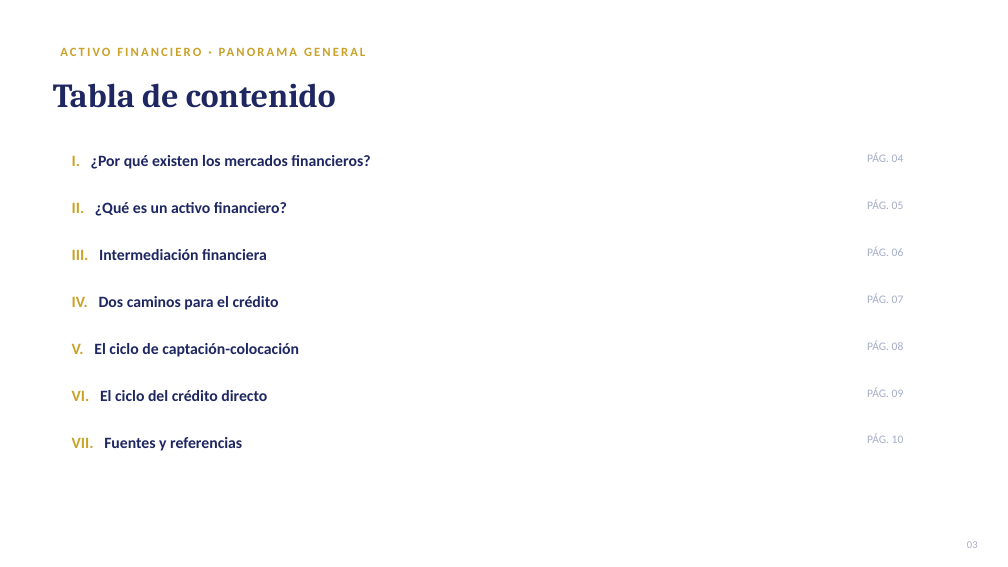
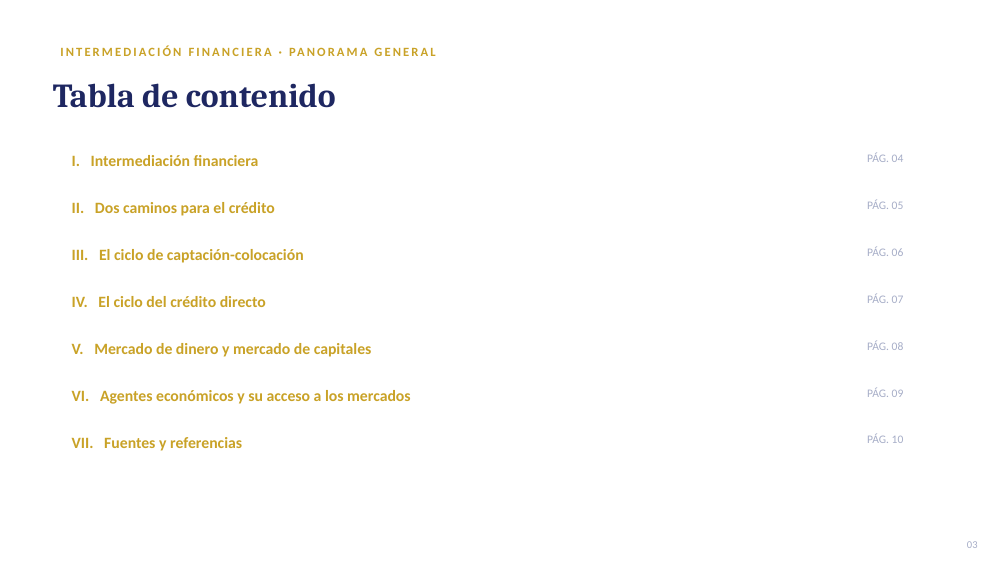
Before and after one commit to LoMarrujo/notes_mercados_dc, a slide deck: slide 3 of notas_unidades/unidad1/1_intermediacion_financiera.pptx. Drawn at 1008x567 pixels with LibreOffice and Linux fonts; fonts in the diff are those of the drawing. Boxes give left, top, right and bottom in pixels: in the first picture for what was removed or moved away, otherwise in the second. Text is boxed around its words. In the diff, an @@ line names an element or a change of style, - is before the commit and + after.

```diff
--- a/notas_unidades/unidad1/1_intermediacion_financiera.pptx
+++ b/notas_unidades/unidad1/1_intermediacion_financiera.pptx
@@ text at (72, 155, 80, 166): text changed; text colour #1E2761 to #C9A227 @@
-I. ¿Por qué existen los mercados financieros?
+I. Intermediación financiera
@@ text at (91, 155, 259, 166): text changed @@
-ACTIVO FINANCIERO · PANORAMA GENERAL
+INTERMEDIACIÓN FINANCIERA · PANORAMA GENERAL
@@ text at (72, 202, 275, 216): text changed; text colour #1E2761 to #C9A227 @@
-II. ¿Qué es un activo financiero?
+II. Dos caminos para el crédito
@@ text at (72, 249, 304, 263): text changed; text colour #1E2761 to #C9A227 @@
-III. Intermediación financiera
+III. El ciclo de captación-colocación
@@ text at (72, 296, 266, 307): text changed; text colour #1E2761 to #C9A227 @@
-IV. Dos caminos para el crédito
+IV. El ciclo del crédito directo
@@ text at (72, 343, 372, 357): text changed; text colour #1E2761 to #C9A227 @@
-V. El ciclo de captación-colocación
+V. Mercado de dinero y mercado de capitales
@@ text at (72, 390, 411, 404): text changed; text colour #1E2761 to #C9A227 @@
-VI. El ciclo del crédito directo
+VI. Agentes económicos y su acceso a los mercados
@@ text "VII. Fuentes y referencias" at (72, 437, 242, 451): text colour #1E2761 to #C9A227 in "Fuentes y referencias" @@
```
Also in this commit, not shown: 8 other slides changed, 2 slides added, 2 slides removed, 3 other files.
